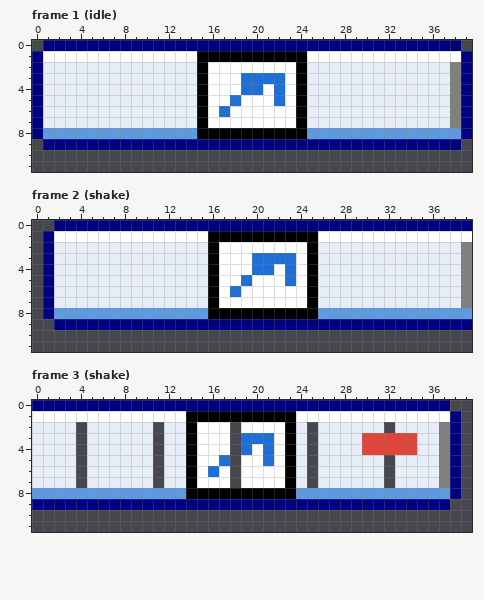
Pixel-art file, stored at Assets/LDY/Sprites/stage2_explorer_objects/stage2_explorer_objects/shortcut_platform.aseprite. The first picture shows the starting point.
40x20 pixels, 3 frames. Shown: frame 1 (idle): x 0..39, y 0..11; frame 2 (shake): x 0..39, y 0..11; frame 3 (shake): x 0..39, y 0..11.
And afterwards:
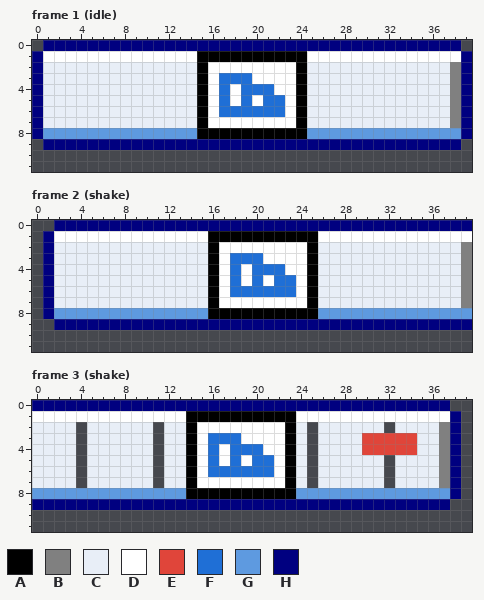
Palette (. is transparent): A #000000  B #808080  C #e8eef7  D #ffffff  E #e0453a  F #1f6fd6  G #5e9ae0  H #000080
The edit:
Frame 1 (idle):
y 3: x 17..18 DD -> FF; x 20..22 FFF -> DDD
y 4: x 17 D -> F; x 21..22 DF -> FD
y 5: x 17..19 DFD -> FDF; x 21 D -> F
y 6: x 18..22 DDDDD -> FFFFF
Frame 2 (shake):
y 3: x 18..19 DD -> FF; x 21..23 FFF -> DDD
y 4: x 18 D -> F; x 22..23 DF -> FD
y 5: x 18..20 DFD -> FDF; x 22 D -> F
y 6: x 19..23 DDDDD -> FFFFF
Frame 3 (shake):
y 2: x 18 . -> D
y 3: x 16..21 DD.FFF -> FFFDDD
y 4: x 16 D -> F; x 18 . -> F; x 20..21 DF -> FD
y 5: x 16..18 DF. -> FDF; x 20 D -> F
y 6: x 17..21 D.DDD -> FFFFF
y 7: x 18 . -> D
Pixel boxes of the changes (left, top, right, bottom) in both pictures:
changed: (219, 73, 285, 117)
changed: (230, 253, 296, 297)
changed: (208, 422, 274, 488)
